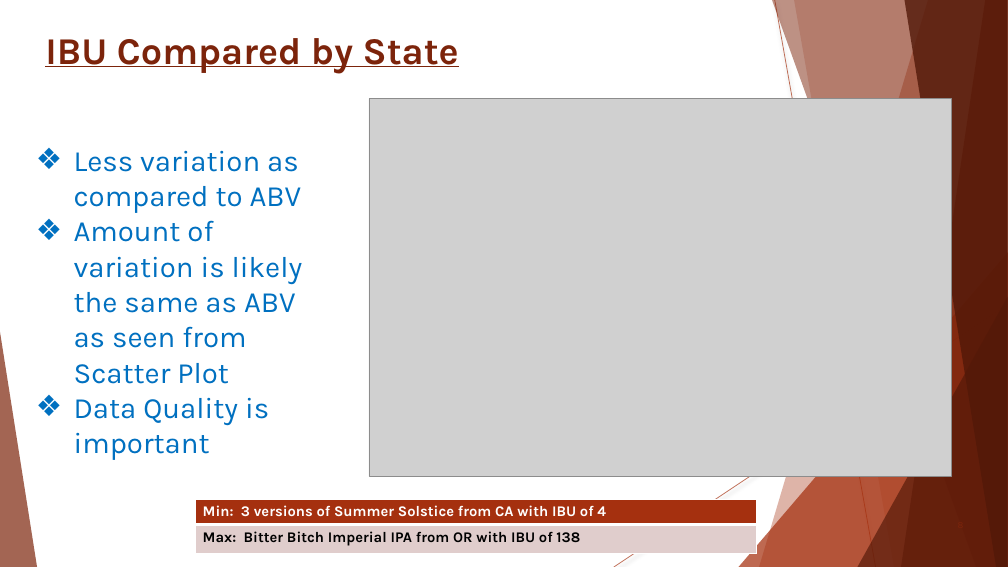
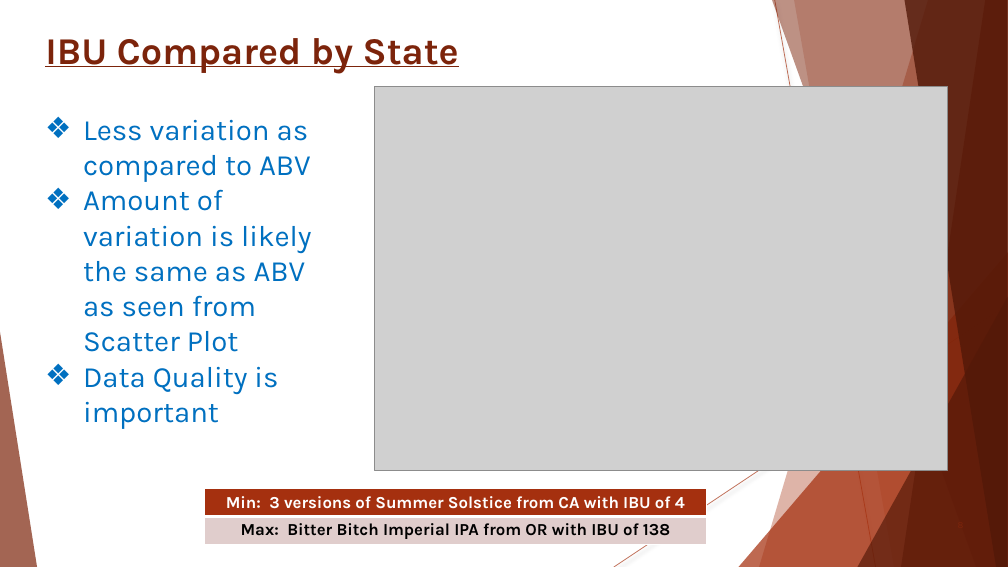
Before and after one commit to Wu-Sophia/BeerAnalysis, a slide deck: slide 8 of DataDynamos_BeerMarketingPresentation.pptx. Drawn at 1008x567 pixels with LibreOffice and Linux fonts; fonts in the diff are those of the drawing; grey boxes stand for pictures. Boxes give left, top, right and bottom in pixels: in the first picture for what was removed or moved away, otherwise in the second. Text is boxed around its words. In the diff, an @@ line names an element or a change of style, - is before the commit and + after.

```diff
--- a/DataDynamos_BeerMarketingPresentation.pptx
+++ b/DataDynamos_BeerMarketingPresentation.pptx
@@ picture: place and size @@
-picture at (369,98,951,476)
+picture at (374,86,948,470)
@@ text "Less variation as compared to ...": place and size @@
-text "Less variation as compared to ..." at (74,151,302,460)
+text "Less variation as compared to ..." at (83,120,311,429)
@@ table at (204,489,706,545) @@
@@ size 14 to 16 pt @@
@@ alignment left to centre @@
@@ table: place and size @@
-table at (195,500,756,554)
+table at (204,489,706,545)
```
Also in this commit, not shown: 9 other slides changed.
